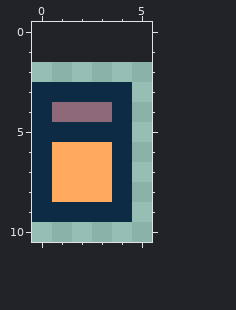
Pixel-art file -- Assets/Sprites/worker_loading_2.aseprite. The picture above is the old version.
9x9 pixels, 1 frame. The old version is drawn lined up with the new one, on the new canvas.
After:
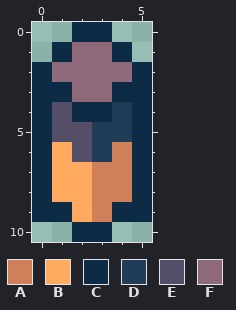
Palette (. is transparent): A #d08159  B #ffaa5e  C #0d2b45  D #203c56  E #544e68  F #8d697a
Commit message: hook up sprite animation loading; load first sprite animation!
The edit:
canvas 9x9 -> 6x11, the old top-left corner now at -2,2 (the part of the old canvas that was cut away was empty and is not shown)
Changed rows in their new state; - is an unchanged pixel.
first column x 0:
 0 --CC--
 1 -CFFC-
 2 CFFFFC
 3 --FF-C
 4 -ECCDC
 5 -EEDDC
 6 --EDAC
 7 ---AAC
 8 ---AAC
 9 --BA-C
10 --CC--
Boxes around the changes in both pictures, in picture pixels (x1, y1, x2, y2):
changed: (32, 22, 152, 242)
